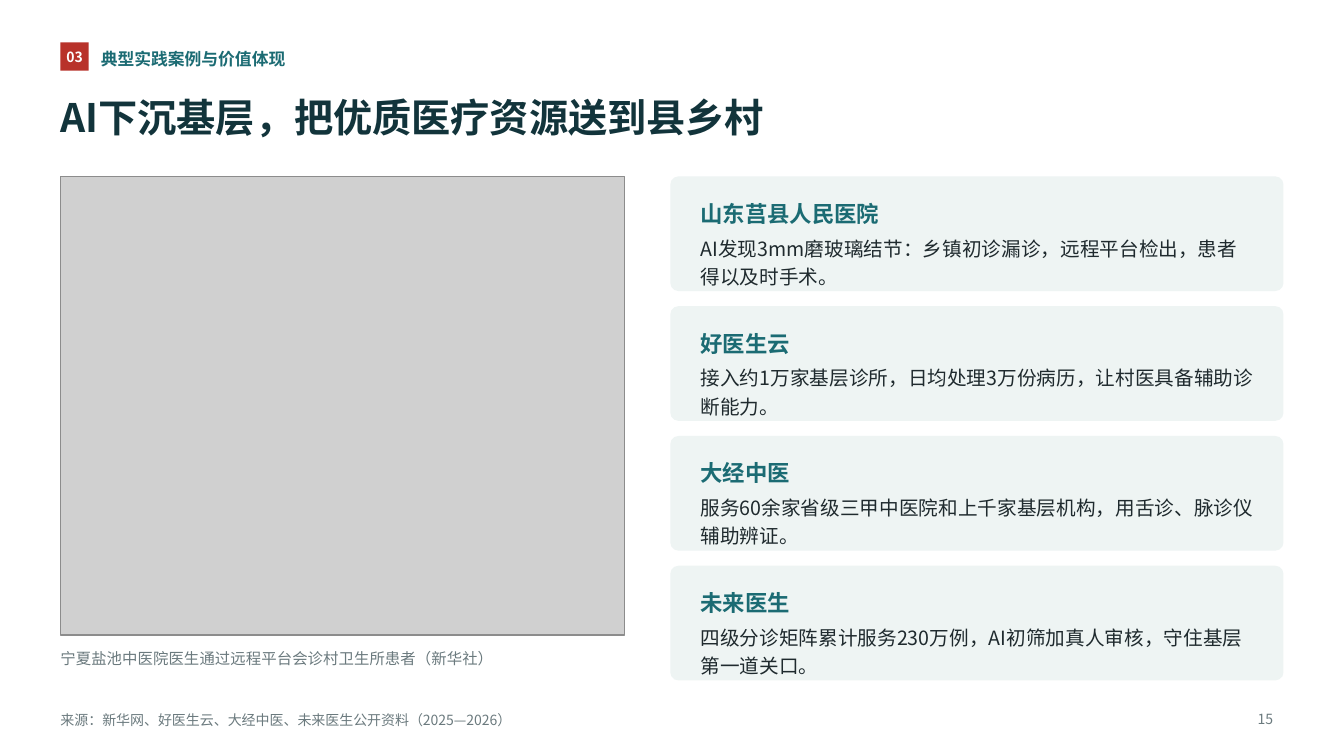
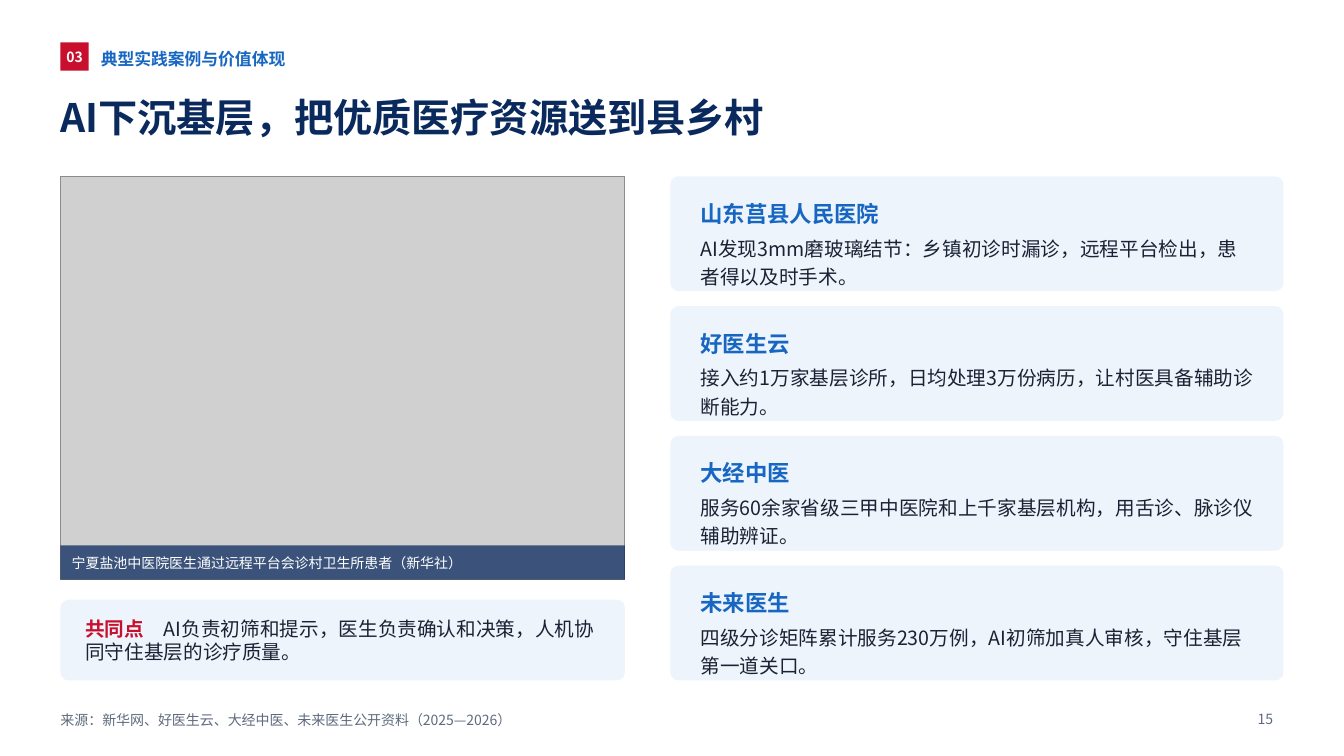
Before and after one commit to query11/test, a slide deck: slide 15 of AI新质生产力赋能中国式医疗现代化_优化版.pptx. Drawn at 1344x756 pixels with LibreOffice and Linux fonts; fonts in the diff are those of the drawing; grey boxes stand for pictures. Boxes give left, top, right and bottom in pixels: in the first picture for what was removed or moved away, otherwise in the second. Text is boxed around its words. In the diff, an @@ line names an element or a change of style, - is before the commit and + after.

```diff
--- a/AI新质生产力赋能中国式医疗现代化_优化版.pptx
+++ b/AI新质生产力赋能中国式医疗现代化_优化版.pptx
@@ rectangle "03" at (60, 42, 89, 71): fill #B8322A to #C8102E @@
@@ title "AI下沉基层，把优质医疗资源送到县乡村" at (60, 98, 763, 137): text colour #12343B to #0A2A5E @@
@@ picture: place and size @@
-picture at (60, 176, 625, 635)
+picture at (60, 176, 625, 580)
@@ text at (701, 239, 1238, 286): text changed; text colour #1F2A2E to #1A2333 @@
-AI发现3mm磨玻璃结节：乡镇初诊漏诊，远程平台检出，患者得以及时手术。
+AI发现3mm磨玻璃结节：乡镇初诊时漏诊，远程平台检出，患者得以及时手术。
@@ rectangle "宁夏盐池中医院医生通过远程平台会诊村卫生所患者（新华社）": place and size @@
-rectangle "宁夏盐池中医院医生通过远程平台会诊村卫生所患者（新华社）" at (60, 651, 493, 665)
+rectangle "宁夏盐池中医院医生通过远程平台会诊村卫生所患者（新华社）" at (60, 545, 625, 580)
@@ rectangle "宁夏盐池中医院医生通过远程平台会诊村卫生所患者（新华社）" at (60, 545, 625, 580): size 11 to 10 pt, text colour #6B7A7E to #FFFFFF; line spacing 1.2 to 1; vertical alignment top to middle; fill none to #0A2A5E at 75% opacity @@
@@ fill #EEF4F3 to #EDF4FC in 4 elements at (670, 176, 1284, 291), (670, 307, 1284, 421), (670, 437, 1284, 552), (670, 566, 1284, 681) @@
@@ text colour #1B6B73 to #1767C2 in 5 elements at (101, 50, 286, 67), (701, 203, 880, 224), (701, 333, 790, 354), (701, 462, 790, 483), (701, 592, 790, 613) @@
@@ rounded rectangle added at (60, 600, 625, 681), fill #EDF4FC, 14 pt, text #1A2333 @@
+共同点 AI负责初筛和提示，医生负责确认和决策，人机协同守住基层的诊疗质量。
@@ text "来源：新华网、好医生云、大经中医、未来医生公开资料（2025—2026）" at (60, 713, 511, 726): text colour #6B7A7E to #5E6B7D @@
@@ page number at (1258, 713, 1274, 724): text colour #6B7A7E to #5E6B7D @@
```
Also in this commit, not shown: 34 other slides changed, 2 slides added, 1 slide removed.
